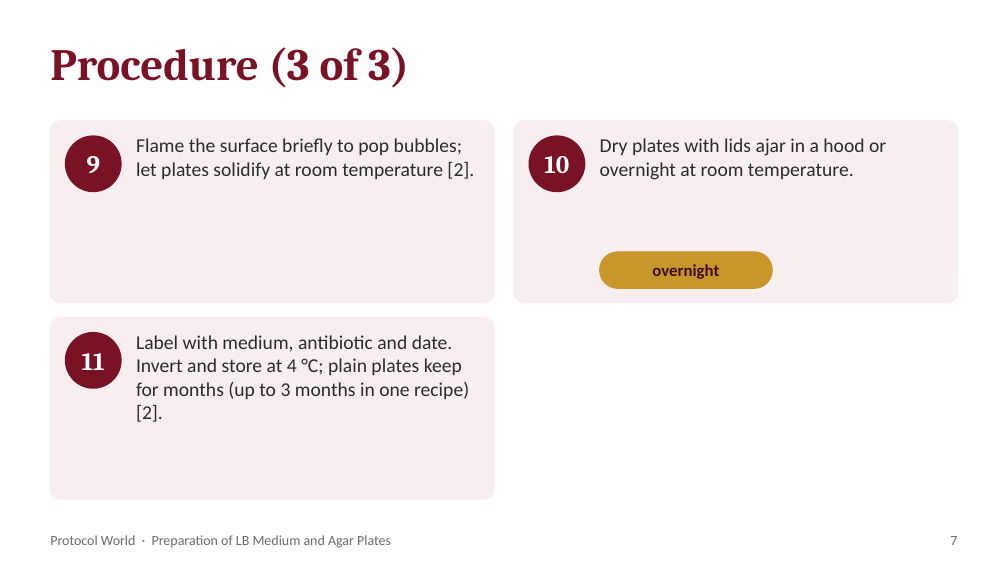
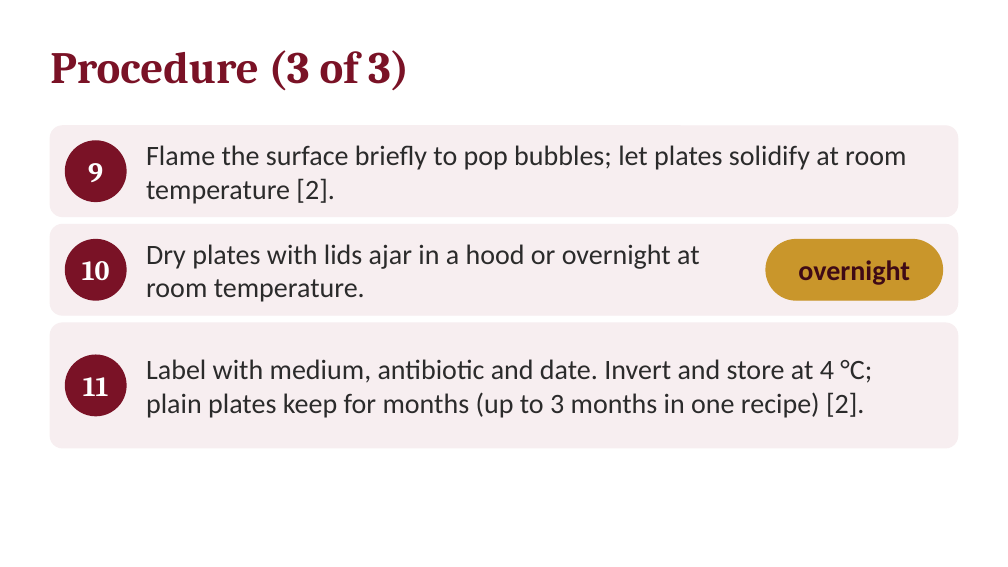
Before and after one commit to ProtocolWorld/ProtocolWorld, a slide deck: slide 9 of uploads/preparation-of-lb-medium-and-agar-plates.pptx (slide 7 before the commit). Drawn at 1008x567 pixels with LibreOffice and Linux fonts; fonts in the diff are those of the drawing. Boxes give left, top, right and bottom in pixels: in the first picture for what was removed or moved away, otherwise in the second. Text is boxed around its words. In the diff, an @@ line names an element or a change of style, - is before the commit and + after.

```diff
--- a/uploads/preparation-of-lb-medium-and-agar-plates.pptx
+++ b/uploads/preparation-of-lb-medium-and-agar-plates.pptx
@@ rounded rectangle at (x1=50, y1=126, x2=958, y2=217): proportions changed @@
@@ rounded rectangle resized from (x1=50, y1=121, x2=494, y2=302) to (x1=50, y1=126, x2=958, y2=217) @@
@@ ellipse resized from (x1=66, y1=136, x2=121, y2=192) to (x1=66, y1=141, x2=126, y2=202) @@
@@ text "Flame the surface briefly to ..." moved from (x1=136, y1=138, x2=474, y2=179) to (x1=146, y1=145, x2=906, y2=204) @@
@@ rounded rectangle removed at (x1=514, y1=121, x2=958, y2=302) @@
@@ rounded rectangle added at (x1=50, y1=225, x2=958, y2=316), fill #F7EEF0, outline #F7EEF0 1 pt @@
@@ size 14 to 20 pt; vertical alignment top to middle in 3 elements at (x1=146, y1=359, x2=872, y2=418), (x1=146, y1=145, x2=906, y2=204), (x1=146, y1=244, x2=700, y2=302) @@
@@ text "Dry plates with lids ajar ..." moved from (x1=600, y1=138, x2=886, y2=180) to (x1=146, y1=244, x2=700, y2=302) @@
@@ size 18 to 20 pt in 3 elements at (x1=88, y1=163, x2=103, y2=182), (x1=83, y1=377, x2=109, y2=396), (x1=82, y1=261, x2=110, y2=280) @@
@@ text "10" moved from (x1=544, y1=156, x2=569, y2=173) to (x1=82, y1=261, x2=110, y2=280) @@
@@ ellipse resized from (x1=529, y1=136, x2=585, y2=192) to (x1=66, y1=240, x2=126, y2=300) @@
@@ text "overnight" moved from (x1=652, y1=264, x2=719, y2=279) to (x1=798, y1=260, x2=910, y2=285) @@
@@ text "overnight" at (x1=798, y1=260, x2=910, y2=285): size 12 to 20 pt @@
@@ rounded rectangle resized from (x1=600, y1=252, x2=772, y2=288) to (x1=766, y1=240, x2=942, y2=300) @@
@@ rounded rectangle resized from (x1=50, y1=318, x2=494, y2=499) to (x1=50, y1=324, x2=958, y2=449) @@
@@ rounded rectangle at (x1=50, y1=324, x2=958, y2=449): proportions changed @@
@@ text "Label with medium, antibiotic and ..." moved from (x1=136, y1=335, x2=469, y2=422) to (x1=146, y1=359, x2=872, y2=418) @@
@@ text "11" moved from (x1=82, y1=353, x2=105, y2=370) to (x1=83, y1=377, x2=109, y2=396) @@
@@ ellipse resized from (x1=66, y1=333, x2=121, y2=388) to (x1=66, y1=355, x2=126, y2=415) @@
@@ text removed at (x1=50, y1=535, x2=391, y2=548) @@
-Protocol World · Preparation of LB Medium and Agar Plates
@@ text removed at (x1=950, y1=536, x2=957, y2=545) @@
-7
```
Also in this commit, not shown: 10 other slides changed, 5 slides added, 5 other files.
